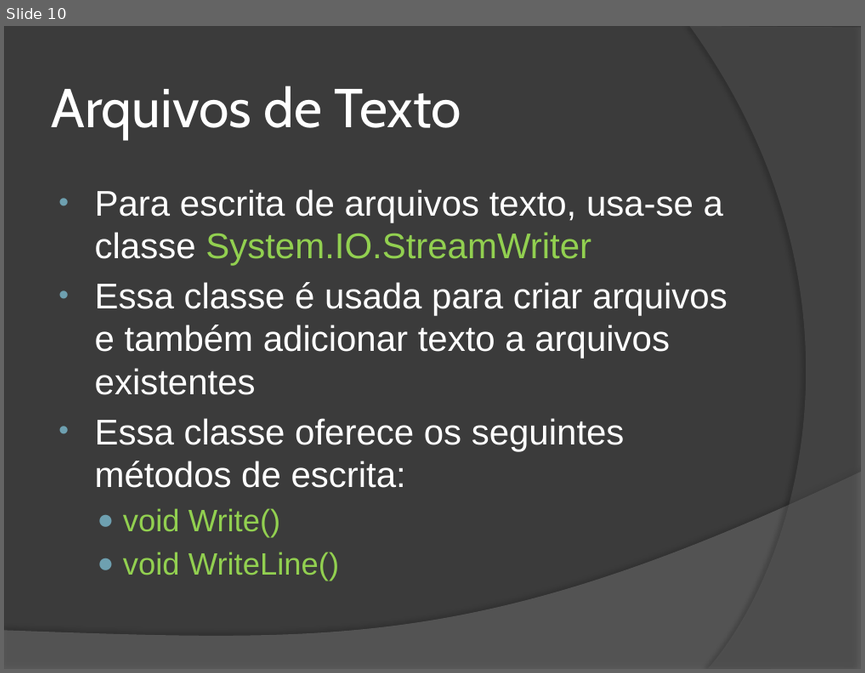
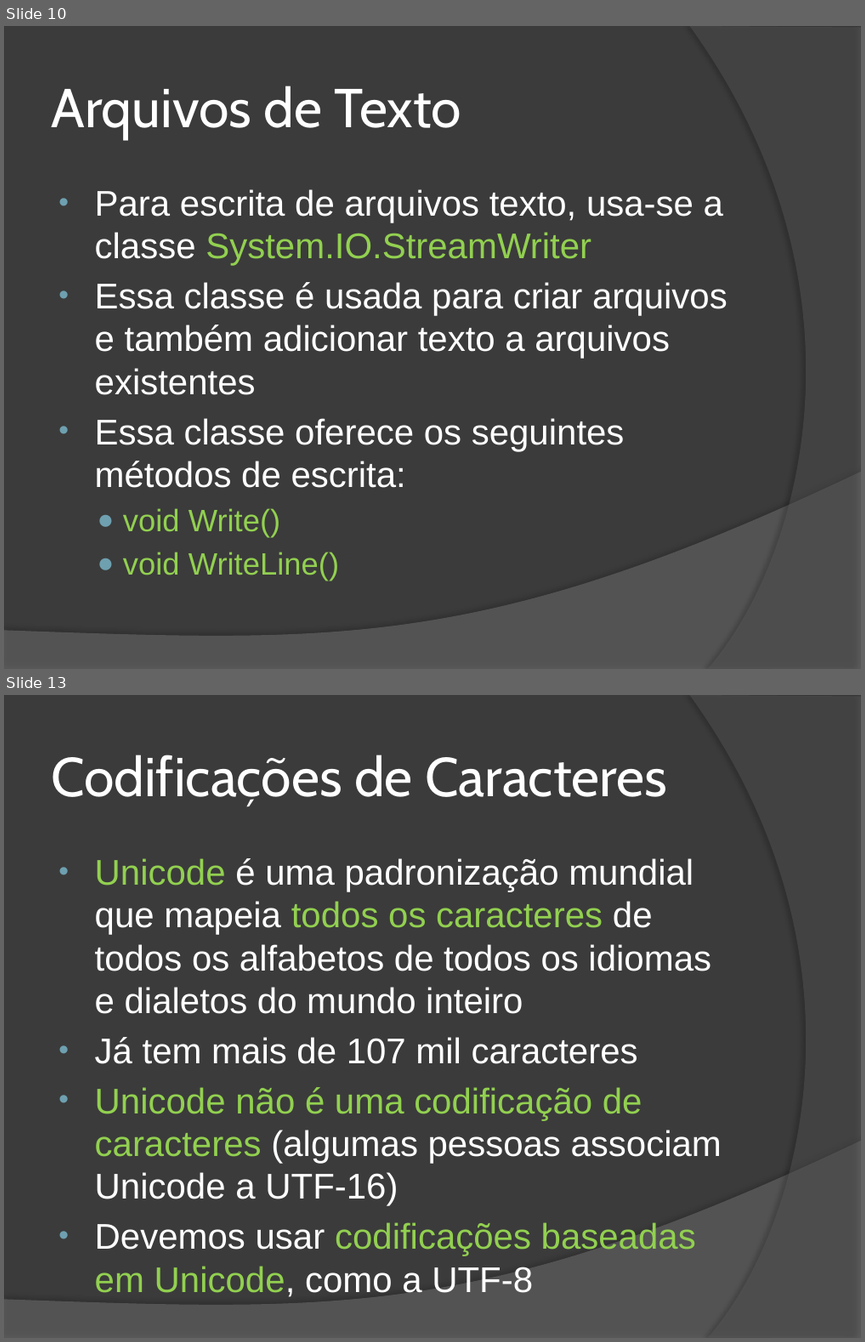
Before and after one commit to wind39/wind39.github.io, a slide deck: curso/modulo2capitulo3-off.pptx. Shown one above the other, each under a label of ours: slide 10 before the commit, slides 10 and 13 after it; the slides between them are not shown. The pictures are 865x673 and 865x1342 pixels, drawn with LibreOffice and Linux fonts; fonts in the diff are those of the drawing. Boxes give left, top, right and bottom in pixels: in the first picture for what was removed or moved away, otherwise in the second. Text is boxed around its words. In the diff, an @@ line names an element or a change of style, - is before the commit and + after.

```diff
--- a/curso/modulo2capitulo3-off.pptx
+++ b/curso/modulo2capitulo3-off.pptx
@@ slide 13 added at (x1=4, y1=695, x2=861, y2=1338), background #3B3B3B; not listed: 2 template elements that a slide beside it also shows @@
@@ title added at (x1=51, y1=755, x2=667, y2=807), 46 pt, text #FFFFFF @@
+Codificações de Caracteres
@@ text added at (x1=95, y1=858, x2=721, y2=1297), 30 pt, text #FFFFFF @@
+• Unicode é uma padronização mundial que mapeia todos os caracteres de todos os alfabetos de todos os idiomas e dialetos do mundo inteiro
+• Já tem mais de 107 mil caracteres
+• Unicode não é uma codificação de caracteres (algumas pessoas associam Unicode a UTF-16)
+• Devemos usar codificações baseadas em Unicode, como a UTF-8
```
Also in this commit, not shown: 1 slide changed, 3 other slides added, 11 other files.
